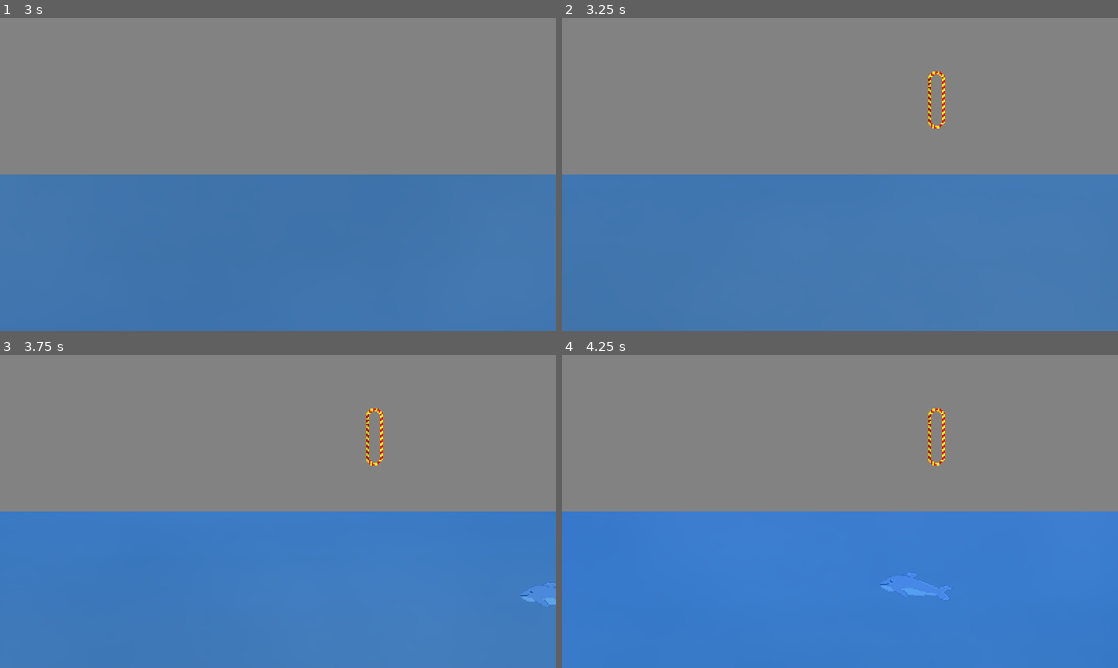
Above: before the commit, frames 1-4 (two rows, left to right).
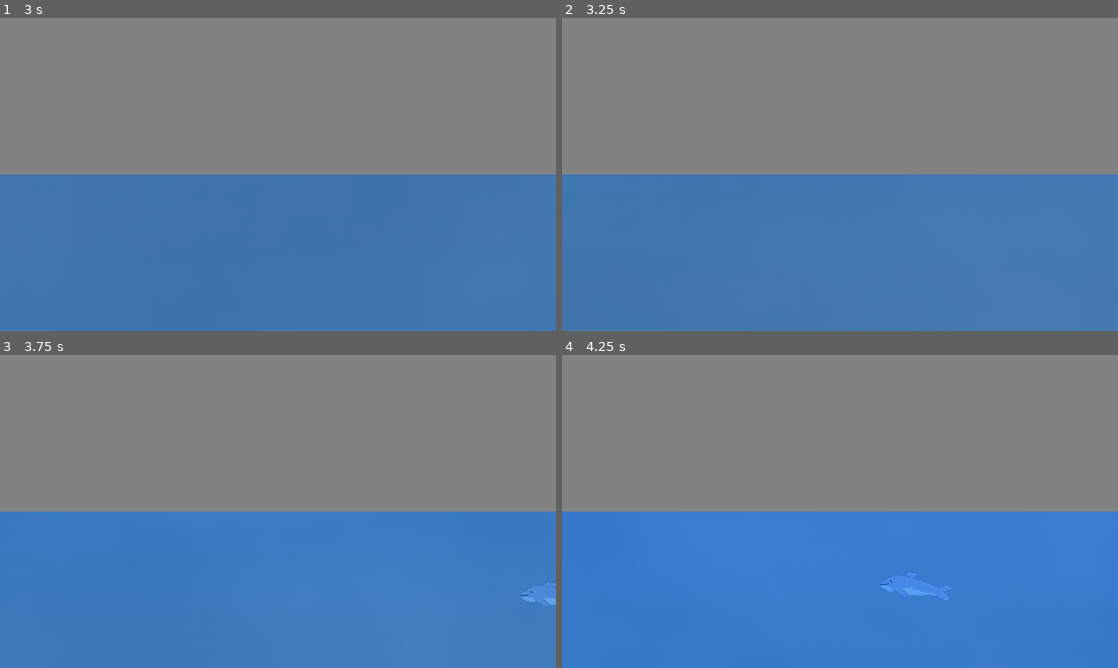
Above: after the commit, the same moments.

Repository: Kugelpanzer/GGJ-2024
Game: Godot game, scene res://Main.tscn
Same seed, same stepped clock (60 frames per second), same inputs: the game is played once before the commit and once after it.
Inputs (mouse positions are in pixels of both pictures, inside the frame that each line leads up to):
- Up to frame 1 (3 s): click "Start" at 0.5 s; move the mouse to (400, 158) at 1.27 s; move the mouse to (166, 190) at 2.02 s; move the mouse to (333, 105) at 2.77 s
- Up to frame 2 (3.25 s): no input
- Up to frame 3 (3.75 s): tap Enter at 3.5 s; move the mouse to (250, 574) at 3.52 s
- Up to frame 4 (4.25 s): no input

Frame 1 is identical in both runs. In frame 2, 0.2% of the frame differs, in the area x 65-69%, y 17-36%; in frame 3, 0.2%; in frame 4, 0.2%.

Commit message:
hoop spawn fixed

Diff:
--- a/Fail1.gd
+++ b/Fail1.gd
@@ -2,4 +2,3 @@
 
 func _on_fail_1_area_entered(area):
 	get_parent().get_parent().fail1 = true
-	print("fail 1")
--- a/Fail2.gd
+++ b/Fail2.gd
@@ -2,4 +2,3 @@
 
 func _on_fail_2_area_entered(area):
 	get_parent().get_parent().fail2 = true
-	print("fail 2")
--- a/HoopTest.gd
+++ b/HoopTest.gd
@@ -16,6 +16,10 @@
 func check_test():
 	if success && !fail1 && !fail2:
 		print('final success \n')
+		var hoop_list = get_parent().current_hoop_list
+		hoop_list.erase(self)
+
+		queue_free()
 	else:
 		print('final fail \n')
 	success = true
--- a/Main.gd
+++ b/Main.gd
@@ -4,7 +4,7 @@
 @export var water_height =540
 @export var hoop_comp = Array()
 @export var x_offset = 100
-@export var max_hoops = 1
+@export var max_hoops = 3
 var score
 
 var current_hoop_list : Array = []
@@ -36,6 +36,7 @@
 func _on_MobTimer_timeout():
 
 	# Create a new instance of the Mob scene.
+	print(current_hoop_list)
 
 	if max_hoops <= current_hoop_list.size():
 		return
--- a/Main.tscn
+++ b/Main.tscn
@@ -28,7 +28,7 @@
 color = Color(0.509804, 0.509804, 0.509804, 1)
 
 [node name="MobTimer" type="Timer" parent="."]
-wait_time = 0.5
+wait_time = 3.0
 
 [node name="ScoreTimer" type="Timer" parent="."]
 
--- a/Success.gd
+++ b/Success.gd
@@ -3,7 +3,6 @@
 
 func _on_success_area_entered(area):
 	get_parent().get_parent().success = true
-	print("success ")
 
 
 func _on_success_area_exited(area):
